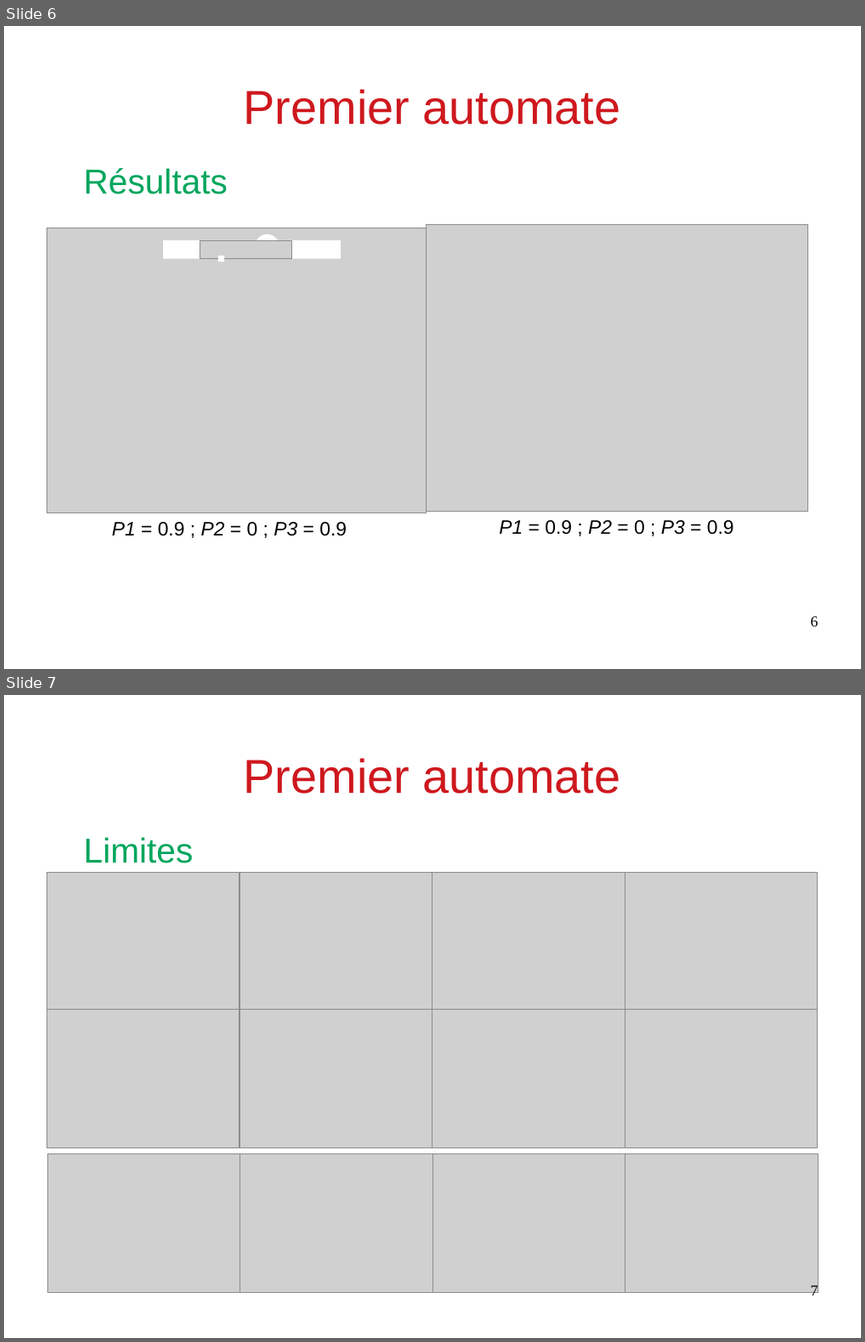
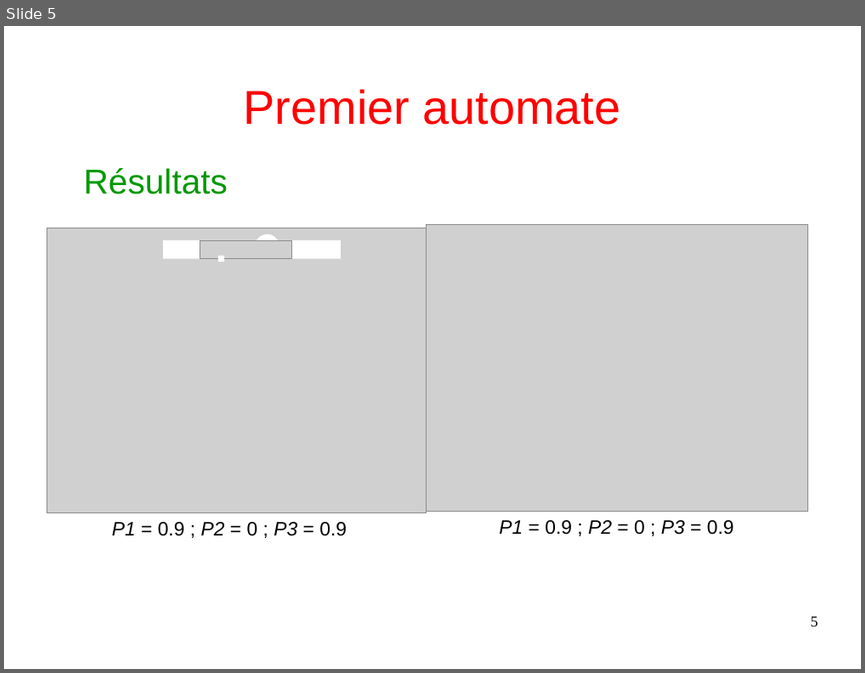
Before and after one commit to Arthurrre/TIPE_Automate, a slide deck: diapo/présentation.odp. Shown one above the other, each under a label of ours: slides 6 and 7 before the commit, slide 5 after it. The pictures are 865x1342 and 865x673 pixels, drawn with LibreOffice and Linux fonts; fonts in the diff are those of the drawing; grey boxes stand for pictures. Boxes give left, top, right and bottom in pixels: in the first picture for what was removed or moved away, otherwise in the second. Text is boxed around its words. In the diff, an @@ line names an element or a change of style, - is before the commit and + after.

```diff
--- a/diapo/présentation.odp
+++ b/diapo/présentation.odp
@@ slide 7 removed at bbox=[4, 695, 861, 1338], background #FFFFFF @@
@@ title removed at bbox=[244, 758, 621, 794] @@
-Premier automate
@@ text removed at bbox=[84, 837, 194, 863] @@
-Limites
@@ group removed at bbox=[46, 873, 818, 1293]: 12 pictures @@
@@ page number removed at bbox=[811, 1284, 818, 1299] @@
-7
@@ what was slide 6 is now slide 5 @@
@@ slide 5 changed as well @@
@@ title "Premier automate" at bbox=[244, 89, 621, 125]: text colour #CE181E to #FF0000 @@
@@ text "Résultats" at bbox=[84, 168, 228, 194]: text colour #00A65D to #009900 @@
@@ page number at bbox=[811, 616, 818, 626]: text changed @@
-6
+5
```
Also in this commit, not shown: 9 other slides changed, 6 slides added, 2 other slides removed, 6 other files.
